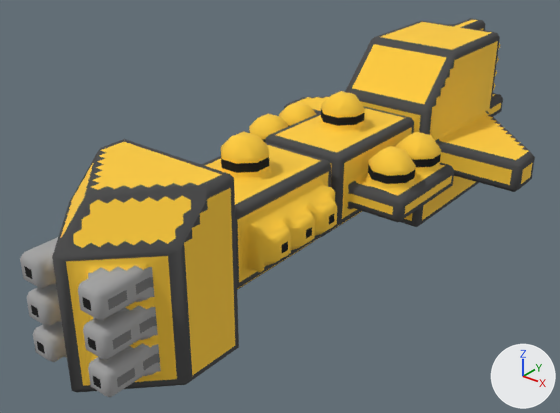
What one commit did to the OBJ model src/jsMain/resources/meshes/mechyrdia-4-auctoritas-class.obj.
Camera for both pictures: a 50 mm camera at (50.1, -71.3, 48.5) aimed at (-3.0, -4.9, 7.4). Every picture has the same lights, and +X, +Y and +Z are marked at lower right. Where no turn or scale is listed for an object, it has been applied to the vertices.

Names of what the first picture shows: 'mechyrdia-4-auctoritas-class'.
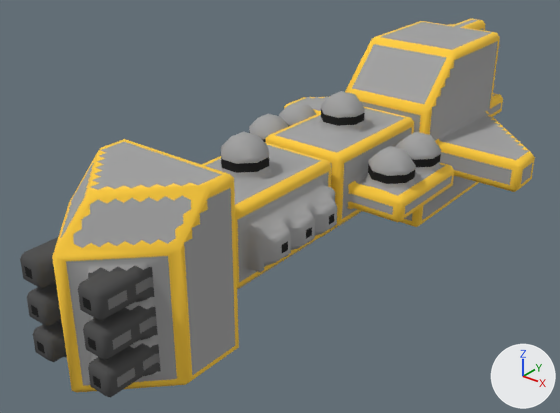
The newer file is also turned or shifted as a whole; pictures and numbers use the older file's frame.

The edits, one by one:
me_mechyrdia_4_auctoritas_class is used by ob_mechyrdia_4_auctoritas_class; location (0.0, 0.0, 0.0).
me_mechyrdia_4_auctoritas_class had 2264 vertices, 4170 faces and spanned x -18.5..18.5, y -39.0..39.0, z 0.0..23.0.
me_mechyrdia_4_auctoritas_class now has 2254 vertices, 4164 faces and spans x -18.5..18.5, y -39.0..39.0, z 0.0..23.0.
me_mechyrdia_4_auctoritas_class part 1: 2 vertices moved from x 1.0..10.0, y 1.5..4.5, z 15.0..19.0 to x 2.0..11.0, y 2.0..5.0, z 14.5..18.5; 9 vertices removed from x -10.5..12.5, y -1.5..25.5, z 11.5..18.5; 8 vertices added at x -7.5..13.5, y 2.5..24.5, z 11.5..18.5.
me_mechyrdia_4_auctoritas_class part 2: 1 vertex moved from x 3.5, y -35.5, z 7.5 to x 4.5, y -34.5, z 7.5; 11 vertices removed from x -5.0..7.5, y -36.3..-28.5, z 3.5..20.2; 6 vertices added at x -6.0..5.8, y -36.3..-29.3, z 3.7..20.2.
me_mechyrdia_4_auctoritas_class part 3: 1 vertex moved from x -1.0, y -16.0, z 19.5 to x -1.0, y -16.5, z 19.0; 1 vertex removed from x -2.0, y -13.0, z 18.5.
me_mechyrdia_4_auctoritas_class part 4: 3528 kept faces spanning x -18.5..18.5, y -39.0..39.0, z 0.0..23.0 get new texture (UV) coordinates.

Boxes (x1, y1, x2, y2) around the edits, measured in the pictures (560 x 413 px; the box of a moved part takes in the faces that stretch with it):
part 1 of me_mechyrdia_4_auctoritas_class, moved or reshaped
    before: (338, 51, 457, 156)
    after: (293, 59, 455, 156)
part 2 of me_mechyrdia_4_auctoritas_class, moved or reshaped
    before: (90, 185, 207, 377)
    after: (92, 163, 181, 341)
part 3 of me_mechyrdia_4_auctoritas_class, moved or reshaped
    both: (221, 138, 230, 154)
part 4 of me_mechyrdia_4_auctoritas_class, surface changed
    both: (20, 18, 535, 397)
